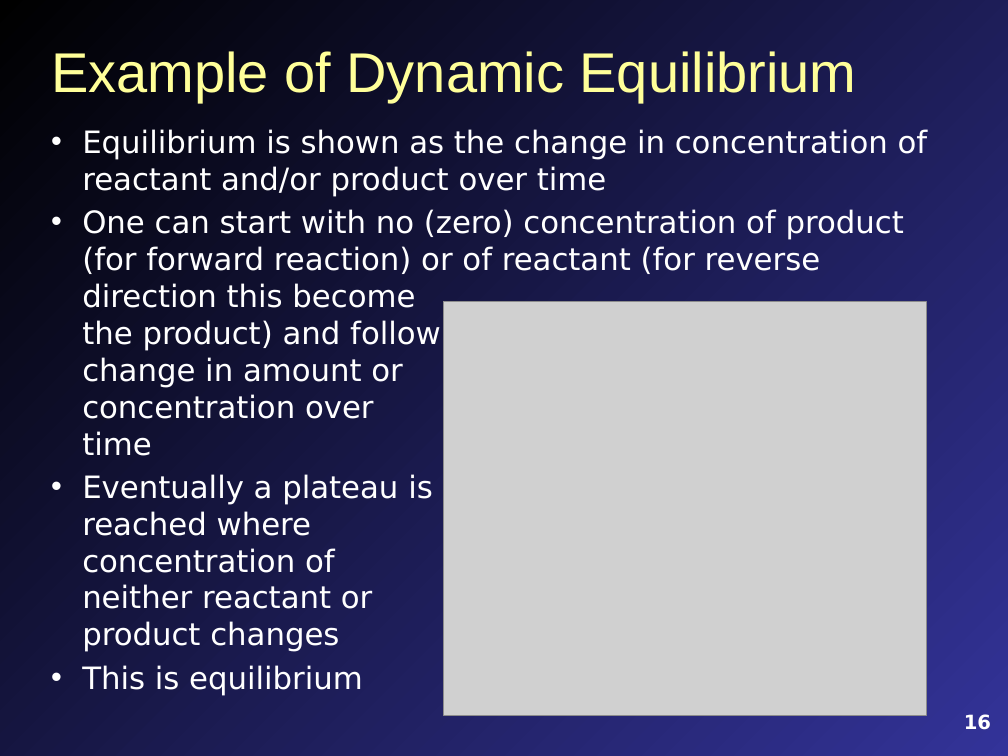
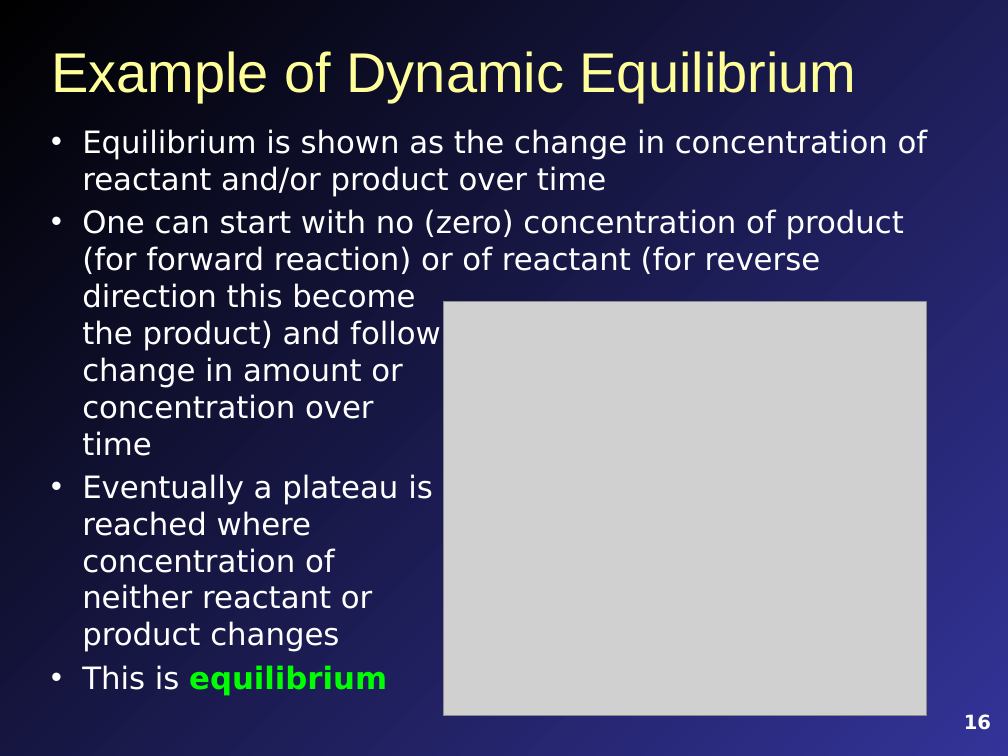
Before and after one commit to mavigozler/mavigozler.github.io, a slide deck: slide 16 of Teaching/Chemistry/Lecture Slides/FCC Chem 3A Chap 13 Content.pptx. Drawn at 1008x756 pixels with LibreOffice and Linux fonts; fonts in the diff are those of the drawing; grey boxes stand for pictures. Boxes give left, top, right and bottom in pixels: in the first picture for what was removed or moved away, otherwise in the second. Text is boxed around its words. In the diff, an @@ line names an element or a change of style, - is before the commit and + after.

```diff
--- a/Teaching/Chemistry/Lecture Slides/FCC Chem 3A Chap 13 Content.pptx
+++ b/Teaching/Chemistry/Lecture Slides/FCC Chem 3A Chap 13 Content.pptx
@@ text at <box>82,665,387,695</box>: text colour #FFFFFF to #00FF00, bold on in "equilibrium" @@
```
Also in this commit, not shown: 7 other slides changed, 11 slides added, 3 slides removed, 13 other files.
